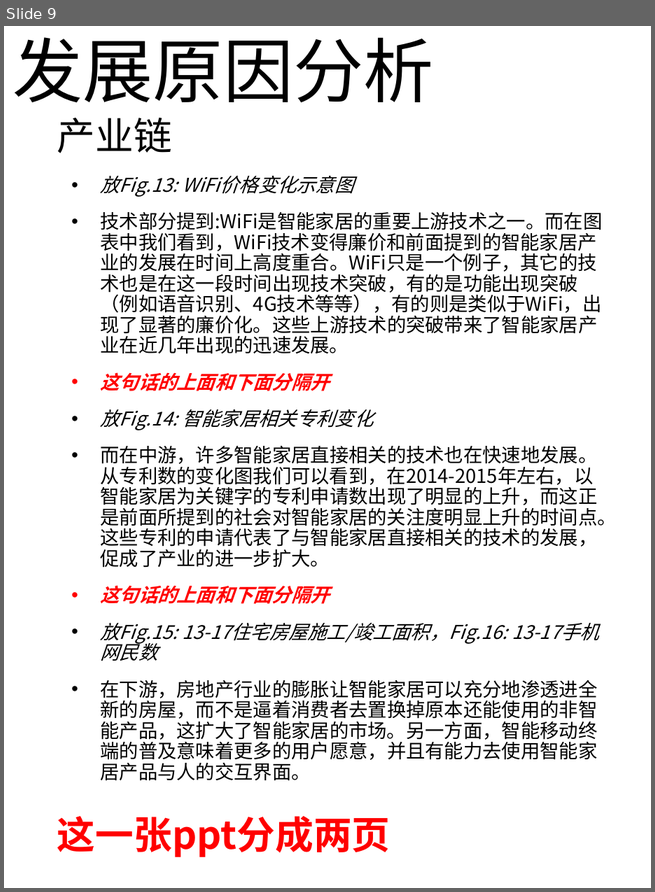
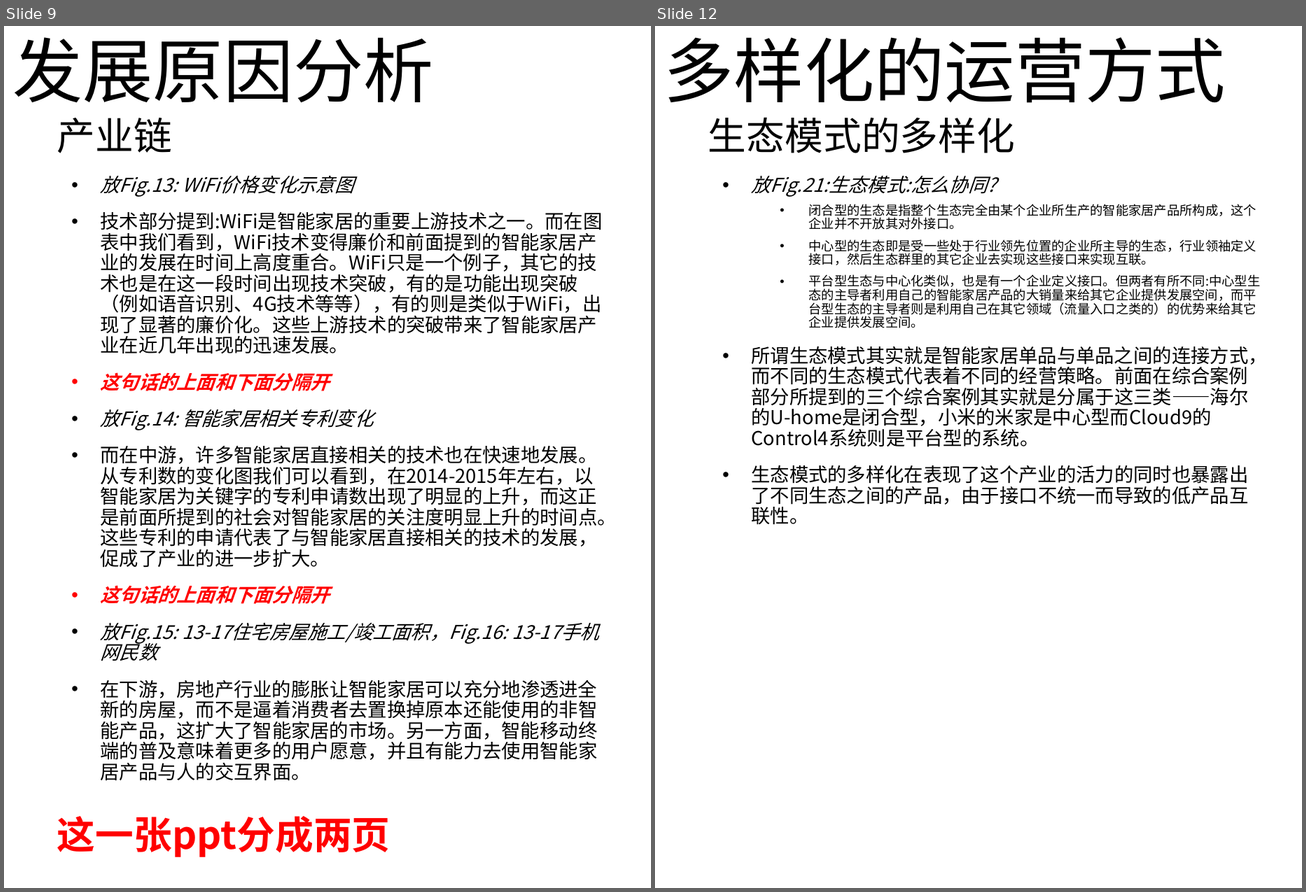
Before and after one commit to RLi43/Industry-Frontier, a slide deck: 市场/排版.pptx. Shown side by side, each under a label of ours: slide 9 before the commit, slides 9 and 12 after it; the slides between them are not shown. The pictures are 655x892 and 1306x892 pixels, drawn with LibreOffice and Linux fonts; fonts in the diff are those of the drawing. Boxes give left, top, right and bottom in pixels: in the first picture for what was removed or moved away, otherwise in the second. Text is boxed around its words. In the diff, an @@ line names an element or a change of style, - is before the commit and + after.

Commit message:
问题部分还剩最后一个，后面的感觉都需要整理了。.md文件中有新问题，标识为加粗双斜线了

```diff
--- a/市场/排版.pptx
+++ b/市场/排版.pptx
@@ slide 12 added at (x1=655, y1=26, x2=1302, y2=888), background #FFFFFF @@
@@ title added at (x1=663, y1=37, x2=1225, y2=103), 58.7 pt, text #000000 @@
+多样化的运营方式
@@ text added at (x1=708, y1=117, x2=1015, y2=153), 32 pt, text #000000 @@
+生态模式的多样化
@@ text added at (x1=751, y1=176, x2=1267, y2=525), 10.7 pt, text #000000 @@
+• 放Fig.21:生态模式:怎么协同?
+  • 闭合型的生态是指整个生态完全由某个企业所生产的智能家居产品所构成，这个企业并不开放其对外接口。
+  • 中心型的生态即是受一些处于行业领先位置的企业所主导的生态，行业领袖定义接口，然后生态群里的其它企业去实现这些接口来实现互联。
+  • 平台型生态与中心化类似，也是有一个企业定义接口。但两者有所不同:中心型生态的主导者利用自己的智能家居产品的大销量来给其它企业提供发展空间，而平台型生态的主导者则是利用自己在其它领域（流量入口之类的）的优势来给其它企业提供发展空间。
+• 所谓生态模式其实就是智能家居单品与单品之间的连接方式，而不同的生态模式代表着不同的经营策略。前面在综合案例部分所提到的三个综合案例其实就是分属于这三类——海尔的U-home是闭合型，小米的米家是中心型而Cloud9的Control4系统则是平台型的系统。
+• 生态模式的多样化在表现了这个产业的活力的同时也暴露出了不同生态之间的产品，由于接口不统一而导致的低产品互联性。
```
Also in this commit, not shown: 4 slides changed, 3 other slides added, 1 other file.
